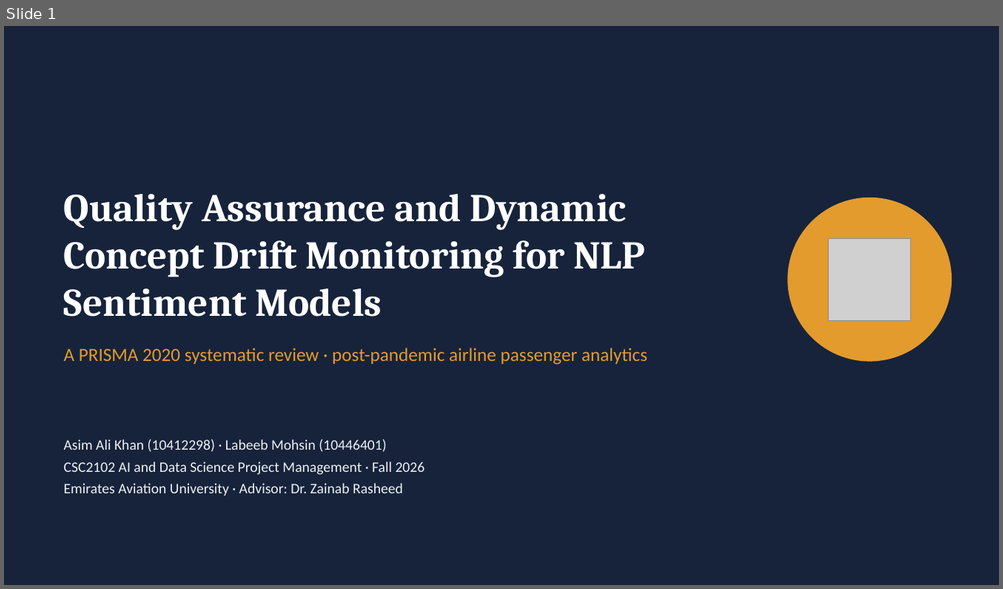
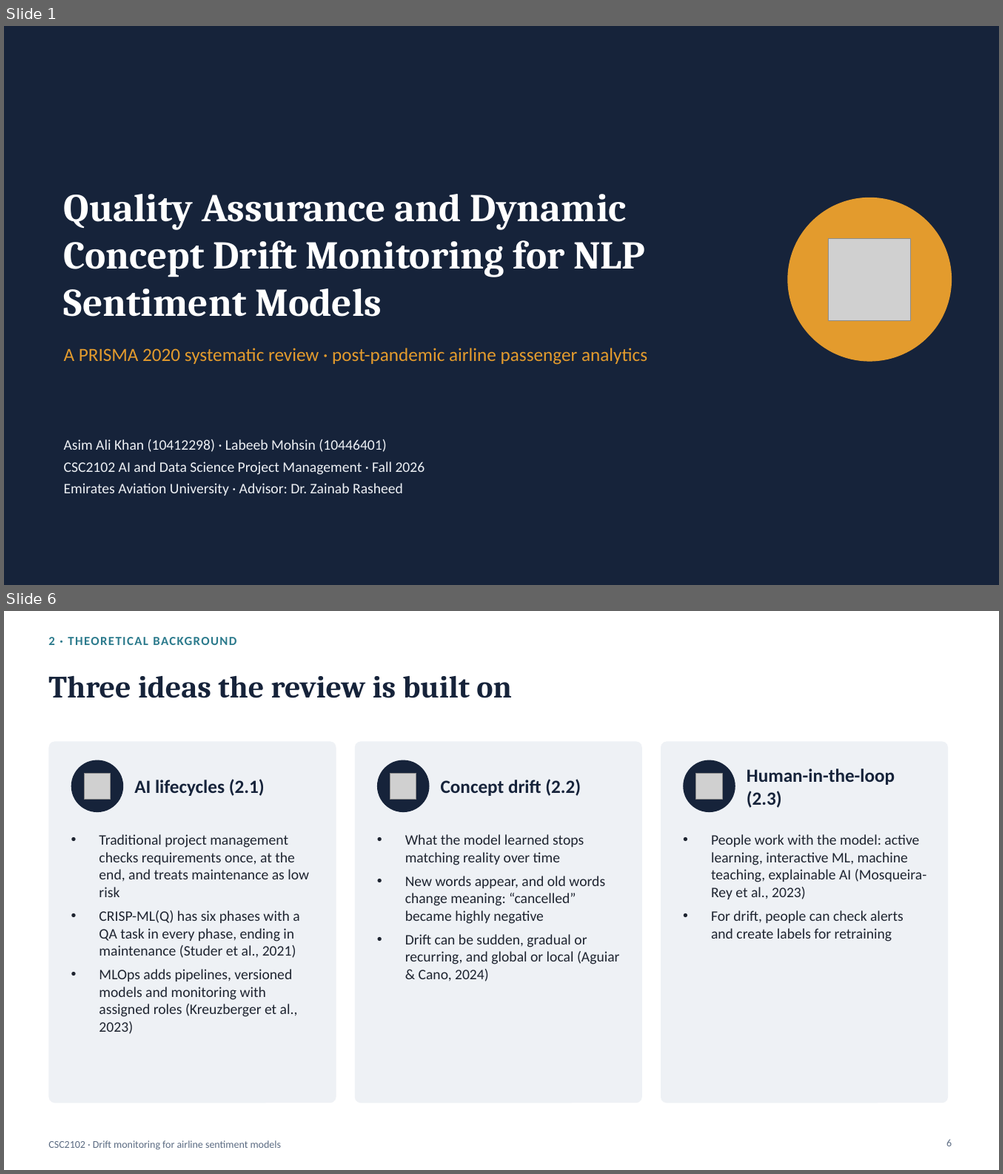
Before and after one commit to asimindxb2004-boop/csc2102-dcdm-slr, a slide deck: 2_Presentation/CSC2102_SLR_Presentation.pptx. Shown one above the other, each under a label of ours: slide 1 before the commit, slides 1 and 6 after it; the slides between them are not shown. The pictures are 1003x589 and 1003x1174 pixels, drawn with LibreOffice and Linux fonts; fonts in the diff are those of the drawing; grey boxes stand for pictures. Boxes give left, top, right and bottom in pixels: in the first picture for what was removed or moved away, otherwise in the second. Text is boxed around its words. In the diff, an @@ line names an element or a change of style, - is before the commit and + after.

```diff
--- a/2_Presentation/CSC2102_SLR_Presentation.pptx
+++ b/2_Presentation/CSC2102_SLR_Presentation.pptx
@@ slide 6 added at [4, 611, 999, 1170], background #FFFFFF @@
@@ text added at [48, 637, 236, 645], 12 pt, text #2B7A8C, bold @@
+2 · THEORETICAL BACKGROUND
@@ title added at [48, 675, 512, 698], 30 pt, text #16233A, bold @@
+Three ideas the review is built on
@@ rounded rectangle added at [48, 741, 336, 1103], fill #EEF1F5 @@
@@ rounded rectangle added at [355, 741, 642, 1103], fill #EEF1F5 @@
@@ rounded rectangle added at [660, 741, 948, 1103], fill #EEF1F5 @@
@@ ellipse added at [71, 760, 123, 812], fill #16233A @@
@@ ellipse added at [377, 760, 430, 812], fill #16233A @@
@@ ellipse added at [683, 760, 735, 812], fill #16233A @@
@@ picture added at [84, 773, 110, 799] @@
@@ text added at [134, 779, 264, 796], 18 pt, text #16233A, bold @@
+AI lifecycles (2.1)
@@ picture added at [390, 773, 416, 799] @@
@@ text added at [441, 779, 580, 796], 18 pt, text #16233A, bold @@
+Concept drift (2.2)
@@ picture added at [697, 773, 723, 799] @@
@@ text added at [746, 769, 894, 808], 18 pt, text #16233A, bold @@
+Human-in-the-loop (2.3)
@@ text added at [99, 834, 309, 1034], 14 pt, text #1E2430 @@
+• Traditional project management checks requirements once, at the end, and treats maintenance as low risk
+• CRISP-ML(Q) has six phases with a QA task in every phase, ending in maintenance (Studer et al., 2021)
+• MLOps adds pipelines, versioned models and monitoring with assigned roles (Kreuzberger et al., 2023)
@@ text added at [405, 834, 620, 982], 14 pt, text #1E2430 @@
+• What the model learned stops matching reality over time
+• New words appear, and old words change meaning: “cancelled” became highly negative
+• Drift can be sudden, gradual or recurring, and global or local (Aguiar & Cano, 2024)
@@ text added at [711, 834, 926, 942], 14 pt, text #1E2430 @@
+• People work with the model: active learning, interactive ML, machine teaching, explainable AI (Mosqueira-Rey et al., 2023)
+• For drift, people can check alerts and create labels for retraining
@@ text added at [48, 1141, 281, 1150], 10 pt, text #5B6B82 @@
+CSC2102 · Drift monitoring for airline sentiment models
@@ page number added at [946, 1139, 951, 1147], 10 pt, text #5B6B82 @@
+6
```
Also in this commit, not shown: 14 slides changed, 5 other slides added.
